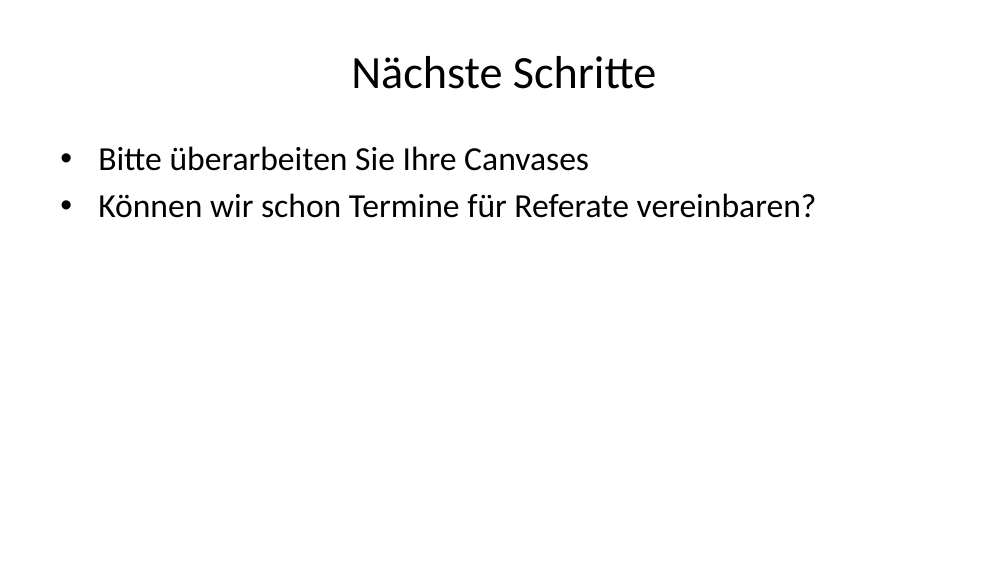
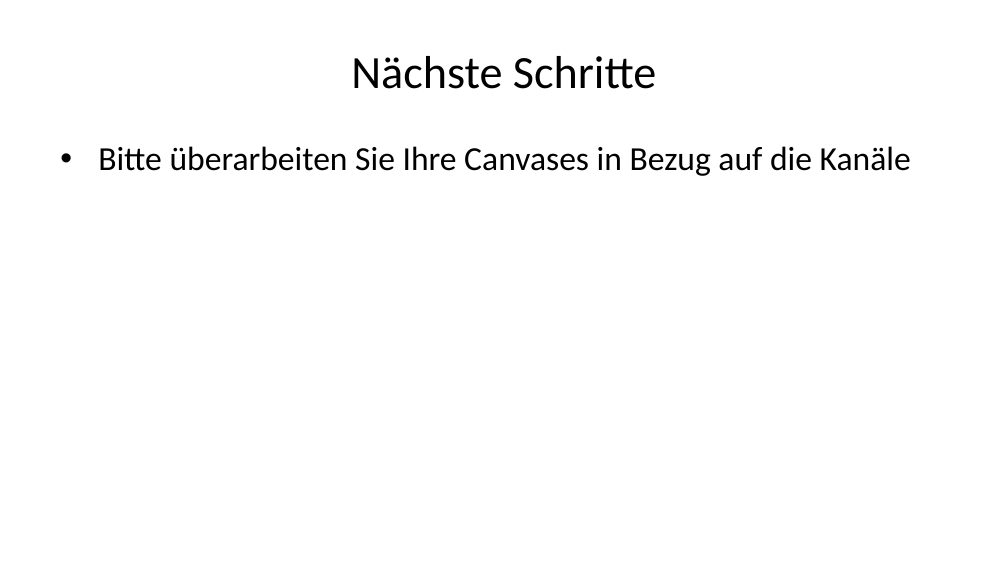
Before and after one commit to daswesen/digitale-inhalte, a slide deck: slide 67 of gdi.pptx (slide 59 before the commit). Drawn at 1008x567 pixels with LibreOffice and Linux fonts; fonts in the diff are those of the drawing. Boxes give left, top, right and bottom in pixels: in the first picture for what was removed or moved away, otherwise in the second. Text is boxed around its words. In the diff, an @@ line names an element or a change of style, - is before the commit and + after.

```diff
--- a/gdi.pptx
+++ b/gdi.pptx
@@ text at <box>98,146,911,176</box>: text changed @@
-• Bitte überarbeiten Sie Ihre Canvases
-• Können wir schon Termine für Referate vereinbaren?
+• Bitte überarbeiten Sie Ihre Canvases in Bezug auf die Kanäle
```
Also in this commit, not shown: 2 other slides changed, 11 slides added, 7 other files.
